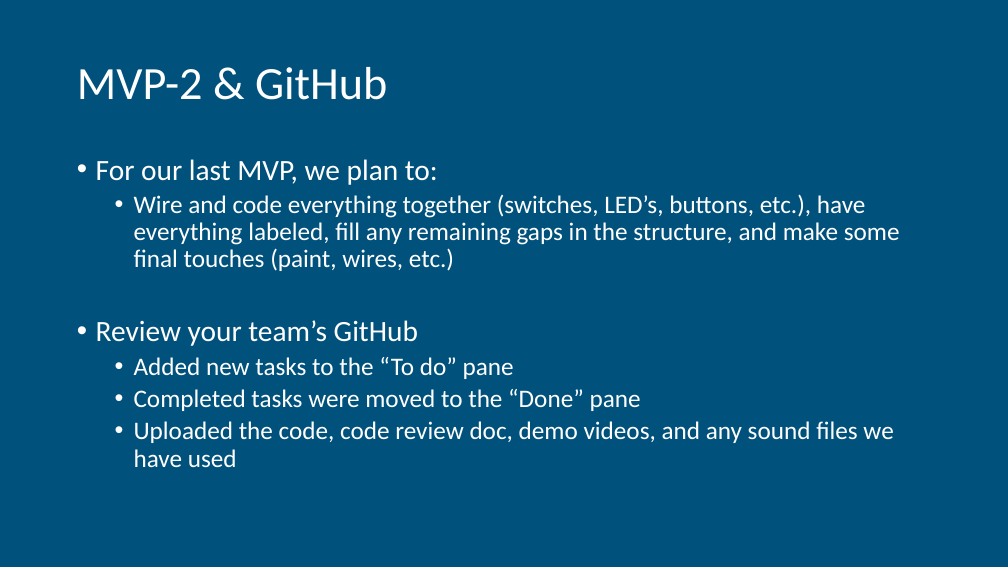
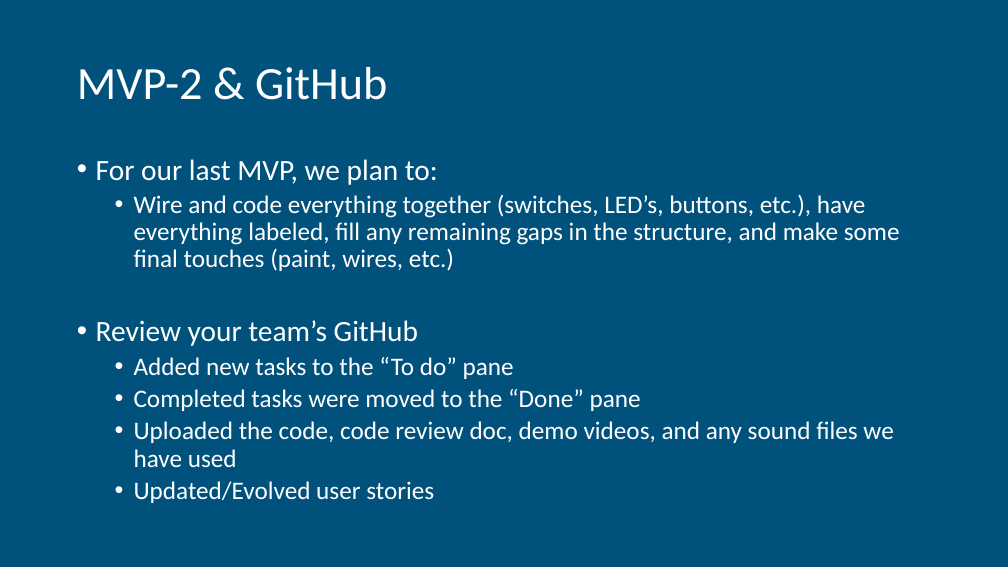
Before and after one commit to 374team3/Group-Project, a slide deck: slide 10 of PowerPoint Presentations/Milestone 3.pptx. Drawn at 1008x567 pixels with LibreOffice and Linux fonts; fonts in the diff are those of the drawing. Boxes give left, top, right and bottom in pixels: in the first picture for what was removed or moved away, otherwise in the second. Text is boxed around its words. In the diff, an @@ line names an element or a change of style, - is before the commit and + after.

```diff
--- a/PowerPoint Presentations/Milestone 3.pptx
+++ b/PowerPoint Presentations/Milestone 3.pptx
@@ text at (134,481,434,503): paragraph added @@
+  • Updated/Evolved user stories
```
Also in this commit, not shown: 3 other slides changed.
